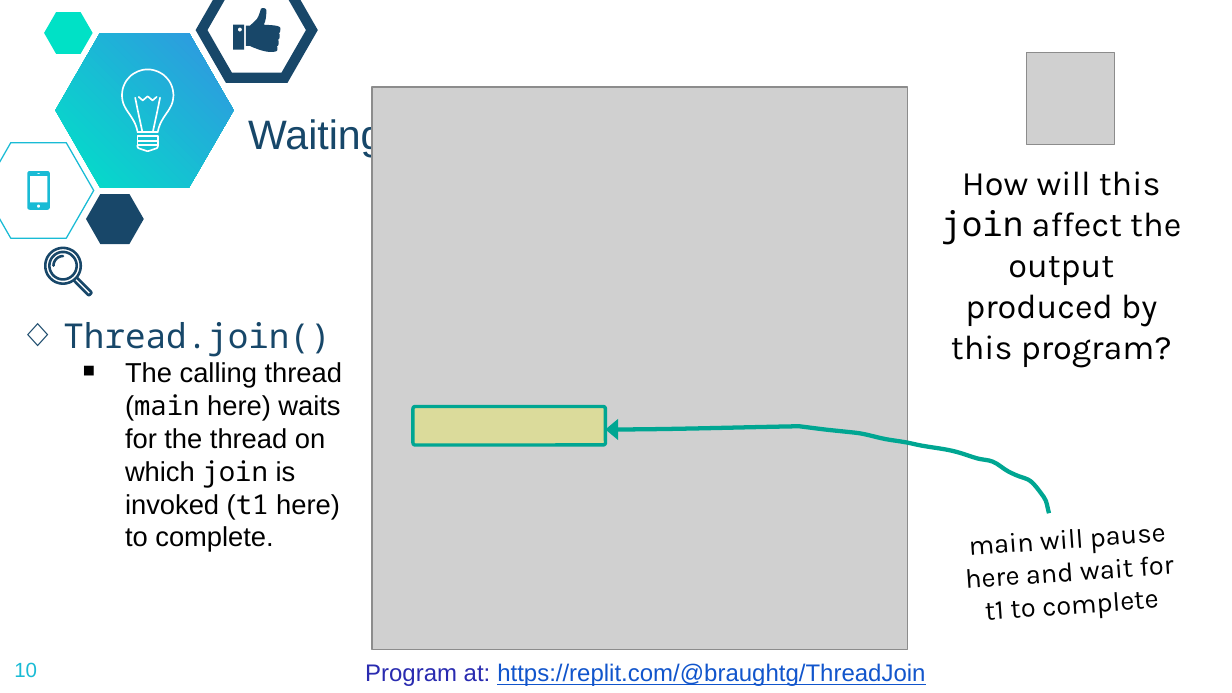
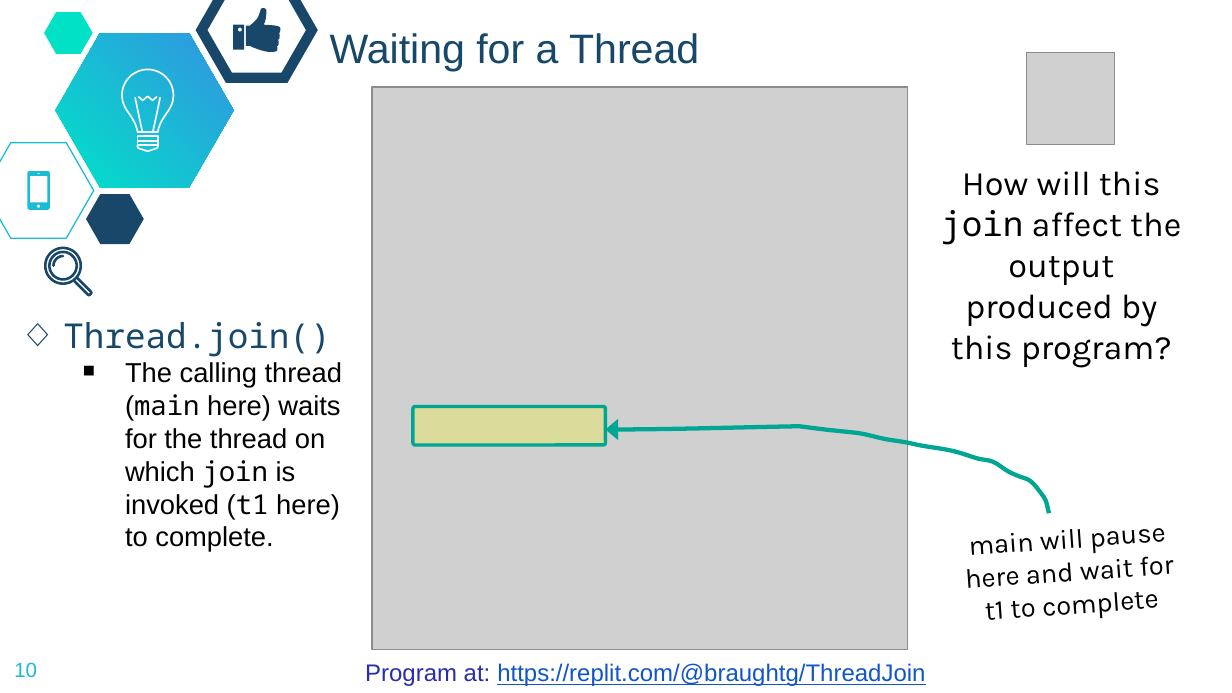
Before and after one commit to dickinson-comp256/COMP256, a slide deck: slide 10 of docs/materials/05-OperatingSystemsAbstractions/OSA6-S-Threads.pptx. Drawn at 1232x693 pixels with LibreOffice and Linux fonts; fonts in the diff are those of the drawing; grey boxes stand for pictures; background and template pictures are left out. Boxes give left, top, right and bottom in pixels: in the first picture for what was removed or moved away, otherwise in the second. Text is boxed around its words. In the diff, an @@ line names an element or a change of style, - is before the commit and + after.

Commit message:
Fixed slide title in OSA6 slides

```diff
--- a/docs/materials/05-OperatingSystemsAbstractions/OSA6-S-Threads.pptx
+++ b/docs/materials/05-OperatingSystemsAbstractions/OSA6-S-Threads.pptx
@@ title "Waiting for a Thread" rewrapped from (x1=248, y1=117, x2=383, y2=158) to (x1=330, y1=33, x2=699, y2=71) @@
```
